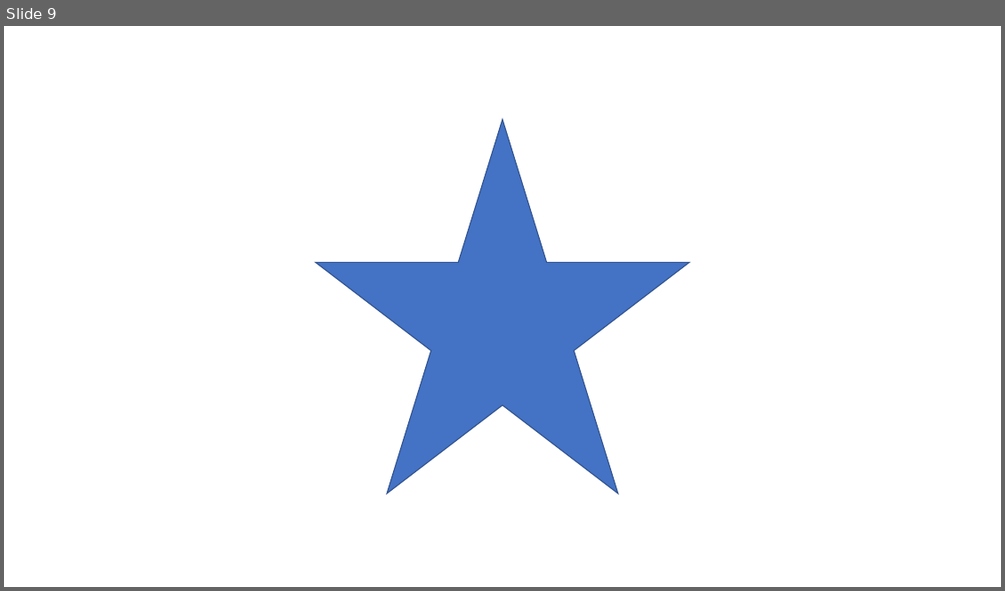
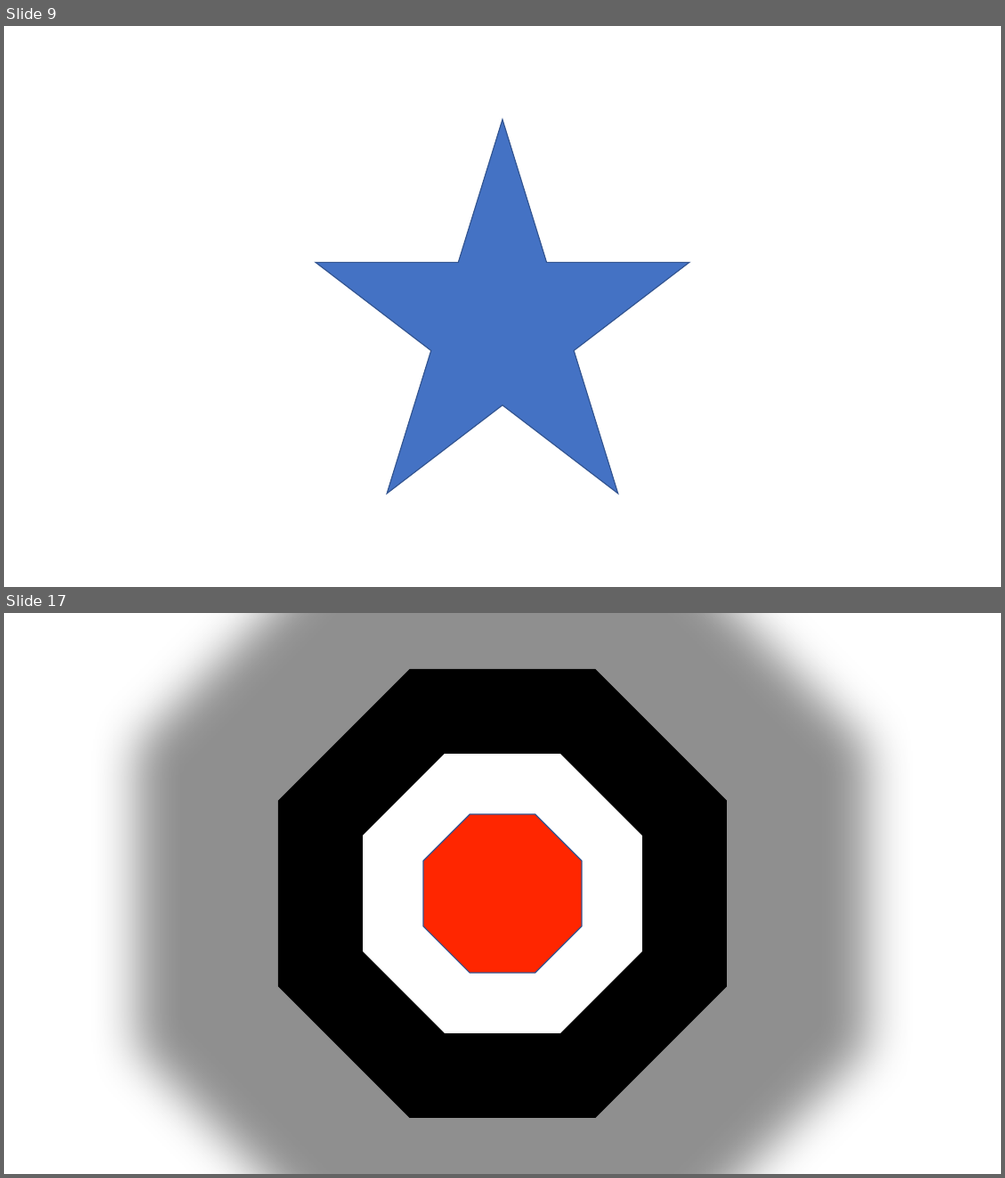
Before and after one commit to sayedihashimi/animal-web, a slide deck: ios/resources/shapes.pptx. Shown one above the other, each under a label of ours: slide 9 before the commit, slides 9 and 17 after it; the slides between them are not shown. The pictures are 1005x591 and 1005x1178 pixels, drawn with LibreOffice and Linux fonts; fonts in the diff are those of the drawing. Boxes give left, top, right and bottom in pixels: in the first picture for what was removed or moved away, otherwise in the second. Text is boxed around its words. In the diff, an @@ line names an element or a change of style, - is before the commit and + after.

```diff
--- a/ios/resources/shapes.pptx
+++ b/ios/resources/shapes.pptx
@@ slide 17 added at bbox=[4, 613, 1001, 1174], background #FFFFFF @@
@@ octagon added at bbox=[278, 669, 727, 1118], fill #000000 @@
@@ octagon added at bbox=[363, 754, 643, 1033], fill #FFFFFF @@
@@ octagon added at bbox=[423, 814, 582, 973], fill #FF2600, outline #325491 1 pt @@
```
Also in this commit, not shown: 8 other slides added, 59 other files.
